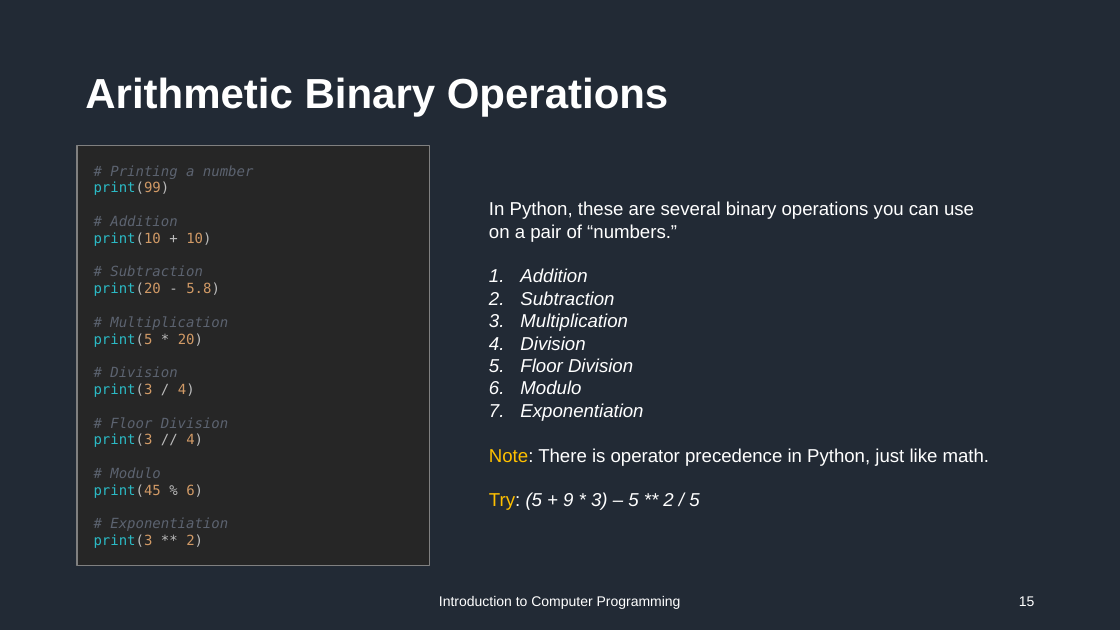
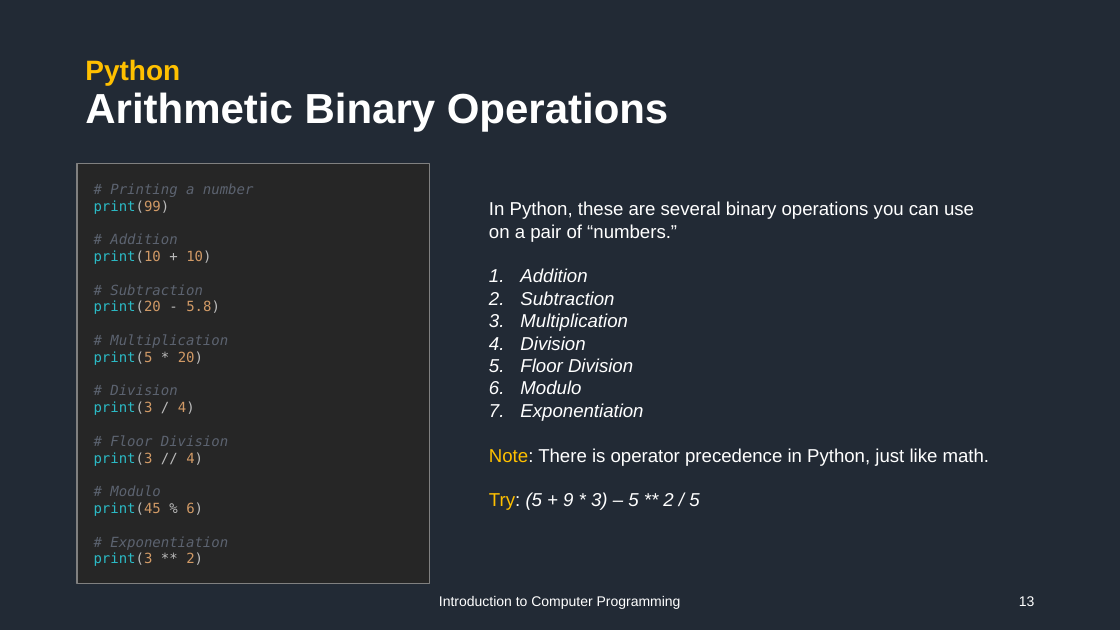
Before and after one commit to vtneil/course-comp101, a slide deck: slide 13 of ppt/Week01_Introduction.pptx (slide 15 before the commit). Drawn at 1120x630 pixels with LibreOffice and Linux fonts; fonts in the diff are those of the drawing. Boxes give left, top, right and bottom in pixels: in the first picture for what was removed or moved away, otherwise in the second. Text is boxed around its words. In the diff, an @@ line names an element or a change of style, - is before the commit and + after.

```diff
--- a/ppt/Week01_Introduction.pptx
+++ b/ppt/Week01_Introduction.pptx
@@ title at (85, 59, 669, 131): text changed @@
-Arithmetic Binary Operations
+Python
+Arithmetic Binary Operations
@@ rectangle "# Printing a number print(99) ...": place and size @@
-rectangle "# Printing a number print(99) ..." at (77, 145, 430, 565)
+rectangle "# Printing a number print(99) ..." at (77, 164, 430, 584)
@@ page number at (1019, 596, 1035, 606): text changed @@
-15
+13
```
Also in this commit, not shown: 5 other slides changed, 4 slides added, 2 slides removed, 17 other files.
